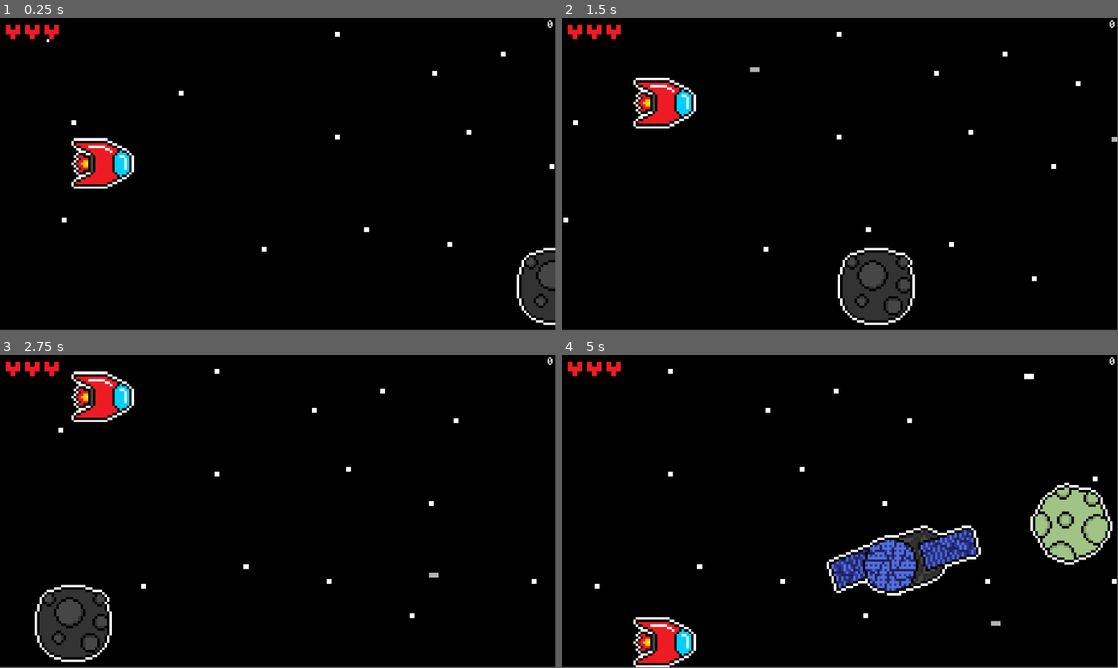
Above: before the commit, frames 1-4 (two rows, left to right).
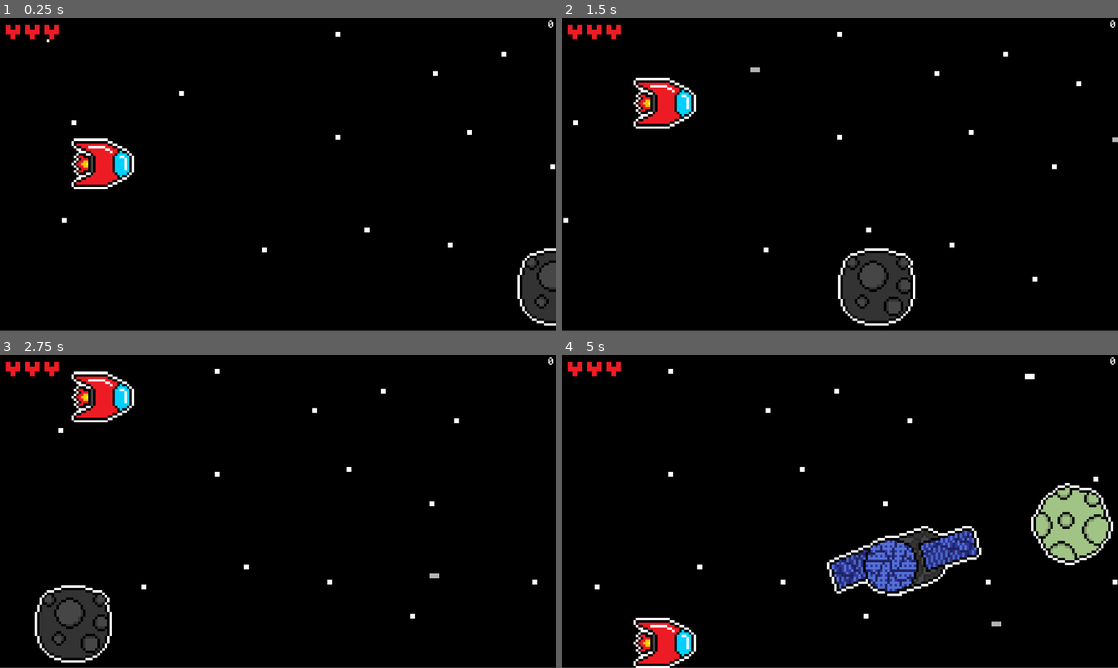
Above: after the commit, the same moments.

Repository: isaacreid7343-wq/Gasteroid-Destroyer
Game: Godot game, scene res://game_area.tscn
Two runs of this game, one before a commit and one after it. Both use one fixed random seed, a clock stepped at 60 frames per second and the inputs below.
Inputs:
- Up to frame 1 (0.25 s): no input
- Up to frame 2 (1.5 s): hold W (up) 0.53-1.28 s; tap D (shoot) at 0.6, 1.35 s; hold S (down) from 1.28 s (still down)
- Up to frame 3 (2.75 s): release S (down) at 2.03 s; hold W (up) from 2.03 s (still down); tap D (shoot) at 2.1 s
- Up to frame 4 (5 s): tap D (shoot) at 2.85, 3.6, 4.35 s; release W (up) at 3.53 s; hold S (down) from 3.53 s (still down)
In our replay, the window is 799x449 before the commit and 800x450 after it. These sizes can differ from the game's own. Grey fills any space a smaller window leaves; there, only what the larger window draws over its background counts as a difference.

The runs differ from the first frame. In frame 1, 1.1% of the frame differs, in the area x 0-100%, y 0-100%; in frame 2, 1.3%; in frame 3, 1.1%; in frame 4, 2.9%.

Commit message:
Changed Aspect Ratio or sum like that and removed THE ROARING KNIGHT boss fight
eeeeeeeeeeeeeeeeeeeeeeeeeeeeeeeeeeeeeeeeeeeeeeeeeeeeeeeeeeeeeeeeeeeeeeeeeeeeeeeeeeeeeeeeeeeeeeeeeeeeeeeeeeeeeeeeeeeeeeeeeeeeeeeeeeeeeeeeeeeeeeeeeeeeeeeeeeeeeeee

Diff:
--- a/background.gd
+++ b/background.gd
@@ -8,7 +8,7 @@
 		stretches += 1
 		position.x = 1553
 		print(stretches)
-		if stretches >= 1 && get_parent().points >= 0:
+		if stretches >= INF && get_parent().points >= INF:
 			get_parent().bossBattle()
 
 func boomSound():
--- a/project.godot
+++ b/project.godot
@@ -14,6 +14,10 @@
 run/main_scene="uid://cixx3sgi57cwt"
 config/features=PackedStringArray("4.7", "Forward Plus")
 config/icon="res://icon.svg"
+
+[display]
+
+window/stretch/mode="viewport"
 
 [input]
 
Not shown, added: docs/index.apple-touch-icon.png.import
Not shown, added: docs/index.icon.png.import
Not shown, added: docs/index.png.import
Not shown, changed: docs/index.pck
